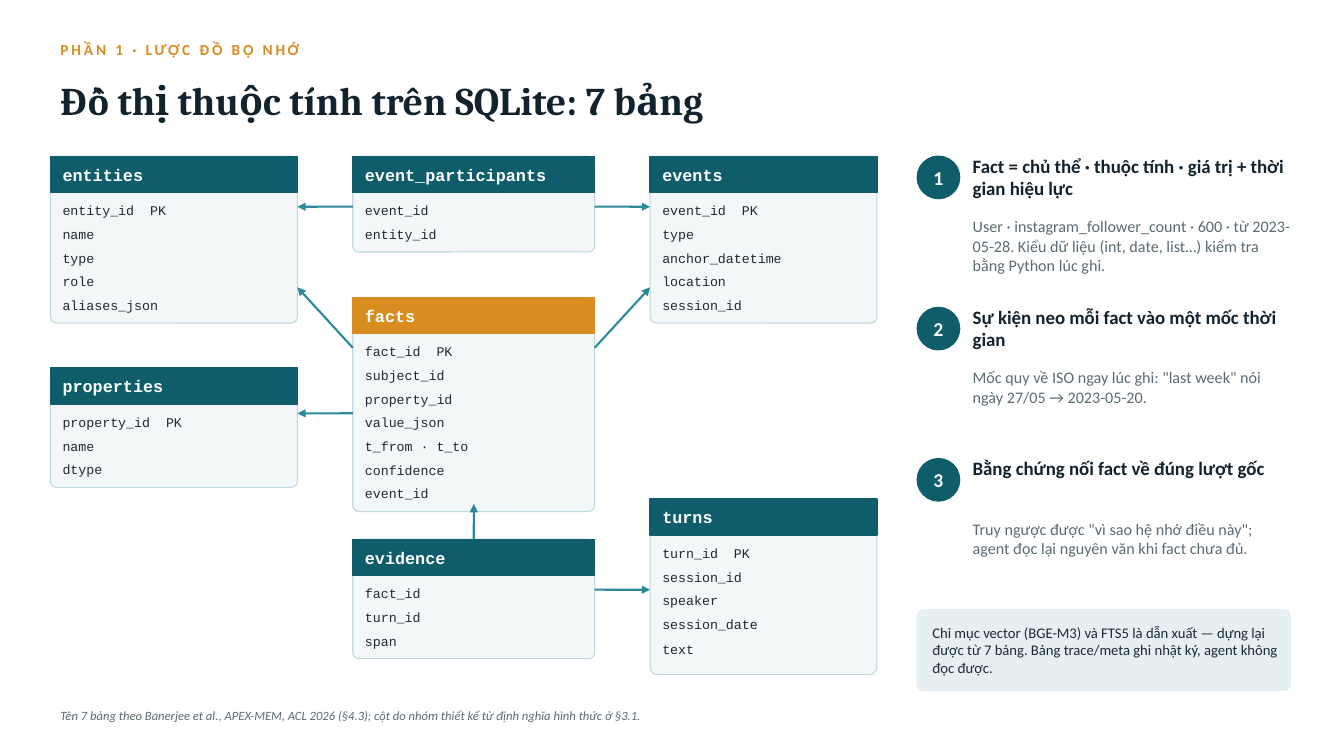
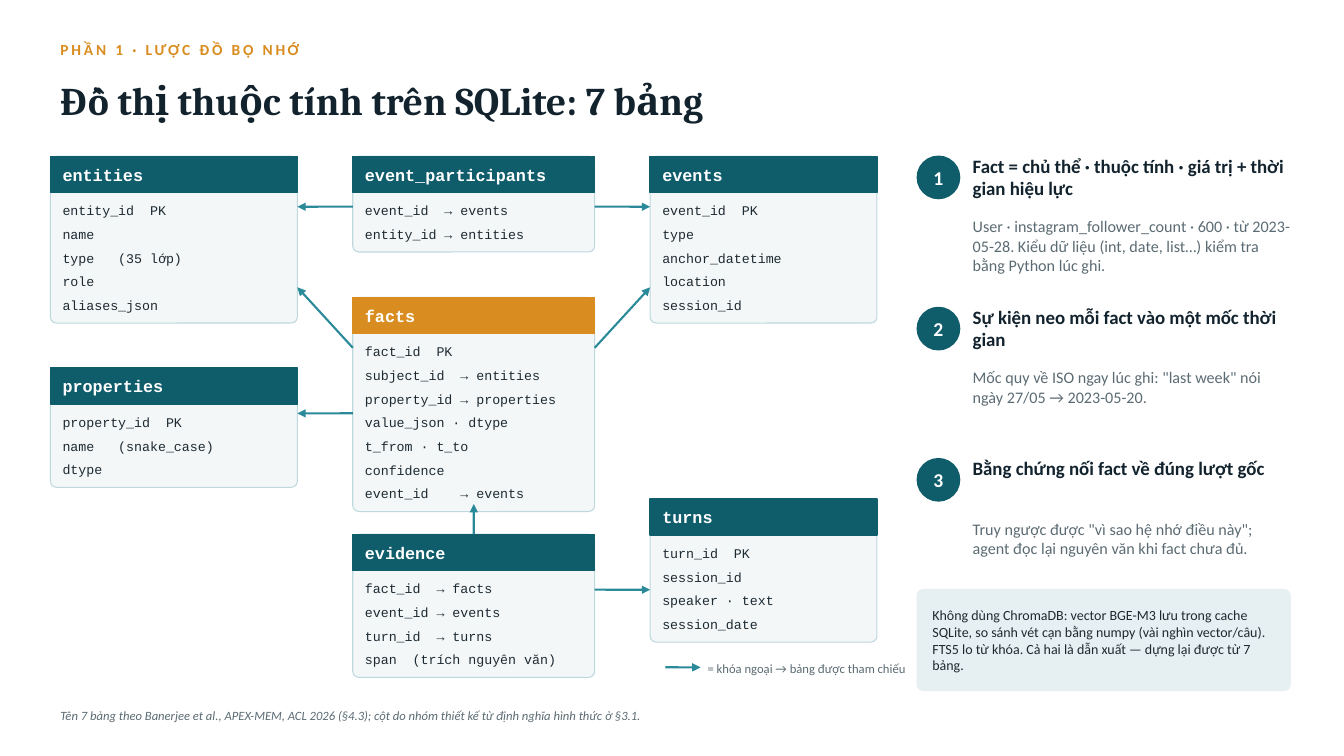
Before and after one commit to Phongdzfk/Samsung-Agent, a slide deck: slide 3 of Tuan 4/bao-cao-tuan4-apexmem.pptx. Drawn at 1344x756 pixels with LibreOffice and Linux fonts; fonts in the diff are those of the drawing. Boxes give left, top, right and bottom in pixels: in the first picture for what was removed or moved away, otherwise in the second. Text is boxed around its words. In the diff, an @@ line names an element or a change of style, - is before the commit and + after.

```diff
--- a/Tuan 4/bao-cao-tuan4-apexmem.pptx
+++ b/Tuan 4/bao-cao-tuan4-apexmem.pptx
@@ text at <box>365,206,508,217</box>: text changed @@
-event_id
+event_id → events
@@ text at <box>365,229,524,242</box>: text changed @@
-entity_id
+entity_id → entities
@@ text at <box>63,253,182,266</box>: text changed @@
-type
+type (35 lớp)
@@ text at <box>365,371,540,383</box>: text changed @@
-subject_id
+subject_id → entities
@@ text at <box>365,394,556,407</box>: text changed @@
-property_id
+property_id → properties
@@ text at <box>365,418,508,430</box>: text changed @@
-value_json
+value_json · dtype
@@ text at <box>63,441,214,454</box>: text changed @@
-name
+name (snake_case)
@@ text at <box>365,489,524,500</box>: text changed @@
-event_id
+event_id → events
@@ arrow moved from (474, 539) - (474, 504) to (474, 534) - (474, 504) @@
@@ rounded rectangle: place and size @@
-rounded rectangle at <box>650,499,877,675</box>
+rounded rectangle at <box>650,499,877,642</box>
@@ rectangle: place and size @@
-rectangle at <box>353,539,595,576</box>
+rectangle at <box>353,534,595,571</box>
@@ rounded rectangle: place and size @@
-rounded rectangle at <box>353,539,595,659</box>
+rounded rectangle at <box>353,534,595,678</box>
@@ rounded rectangle at <box>353,534,595,678</box>: proportions changed @@
@@ text "evidence": place and size @@
-text "evidence" at <box>365,552,446,564</box>
+text "evidence" at <box>365,547,446,559</box>
@@ text at <box>365,584,492,595</box>: text changed @@
-fact_id
+fact_id → facts
@@ text at <box>662,596,774,608</box>: text changed @@
-speaker
+speaker · text
@@ rounded rectangle at <box>918,590,1291,691</box>: proportions changed @@
@@ rounded rectangle: place and size @@
-rounded rectangle at <box>918,610,1291,691</box>
+rounded rectangle at <box>918,590,1291,691</box>
@@ text added at <box>365,607,500,619</box>, 9.5 pt, text #1E2A32 @@
+event_id → events
@@ text at <box>932,610,1265,673</box>: text changed; size 10.5 to 10 pt @@
-Chỉ mục vector (BGE-M3) và FTS5 là dẫn xuất — dựng lại được từ 7 bảng. Bảng trace/meta ghi nhật ký, agent không đọc được.
+Không dùng ChromaDB: vector BGE-M3 lưu trong cache SQLite, so sánh vét cạn bằng numpy (vài nghìn vector/câu). FTS5 lo từ khóa. Cả hai là dẫn xuất — dựng lại được từ 7 bảng.
@@ text at <box>365,631,492,643</box>: text changed @@
-turn_id
+turn_id → turns
@@ text at <box>365,655,556,667</box>: text changed @@
-span
+span (trích nguyên văn)
@@ text removed at <box>662,645,694,654</box> @@
-text
@@ arrow added from (665, 667) to (701, 667), #2A8A99 1.5 pt @@
@@ text added at <box>717,663,906,675</box>, 9 pt, text #5B6B73 @@
+= khóa ngoại → bảng được tham chiếu
```
Also in this commit, not shown: 8 other slides changed, 15 other files.
